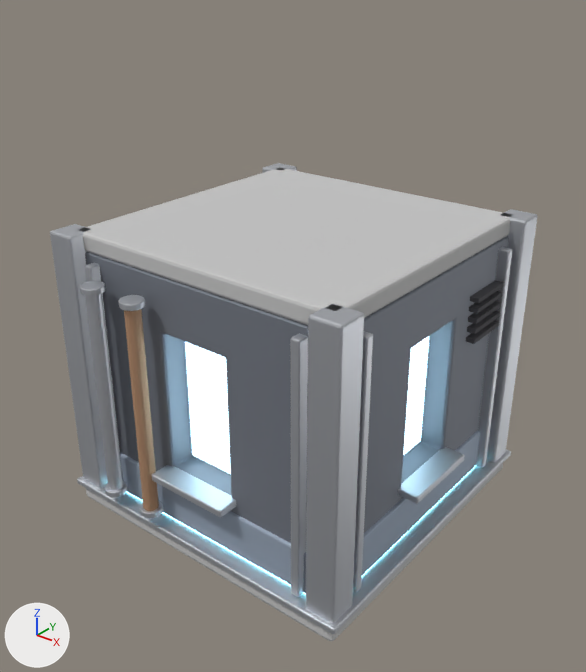
An edit to the glTF model game/assets/modules/office_2x2_c.glb, drawn before and after from the same camera.
One viewpoint serves both versions: a 50 mm lens placed at (3.04, -3.88, 3.59), pointed at (0.04, -0.14, 1.27). The lights are fixed; the arrows at lower left show +X, +Y and +Z. The first picture is the older version. Vertices at exactly the same position are counted once.

Names of what the first picture shows: 'ext_frames', 'ext_panes_lit', 'ext_pipe0', 'ext_pipe0_fl1', 'ext_pipe1', 'ext_pipe1_fl1', 'ext_spandrel', 'ext_vent', 'ext_wall', 'int_ceiling', 'int_columns', 'int_slab', 'int_slab_edge' and 3 more.
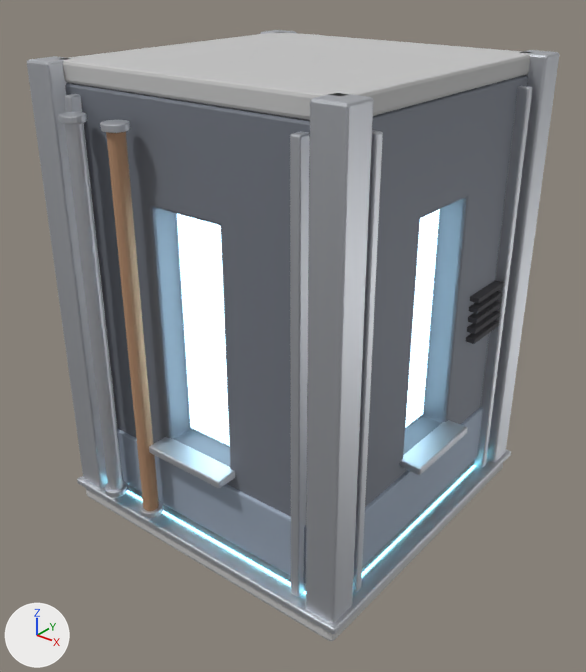
Where the newer file only moved an object's origin or applied its transform, the numbers keep the older frame.

What differs and where, as boxes (x1, y1, x2, y2) in the pictures (586 x 672 px; the box of a moved part takes in the faces that stretch with it):
'ext_wall', reshaped
    before: (85, 236, 508, 543)
    after: (65, 75, 528, 591)
'int_ceiling', moved
    before: (79, 168, 511, 325)
    after: (60, 32, 530, 120)
'int_columns', moved, rescaled (9% wider, 29% taller)
    before: (50, 163, 537, 624)
    after: (27, 30, 559, 624)
'ext_frames', reshaped
    before: (85, 247, 512, 597)
    after: (64, 86, 533, 597)
'ext_spandrel', rescaled (9% taller)
    before: (119, 430, 480, 593)
    after: (117, 407, 483, 584)
'ext_pipe1', reshaped (50% wider, 88% taller)
    before: (124, 309, 159, 511)
    after: (106, 131, 159, 511)
'ext_pipe0', reshaped (54% wider, 87% taller)
    before: (85, 294, 123, 490)
    after: (64, 123, 123, 490)
'ext_pipe1_fl1', moved
    before: (118, 295, 145, 311)
    after: (100, 120, 130, 133)
'ext_pipe0_fl1', moved
    before: (80, 281, 106, 296)
    after: (59, 112, 87, 124)
part 2 of me_ext_wall, moved or reshaped (mostly hidden)
    before: (173, 440, 441, 521)
    after: (126, 413, 474, 591)
part 3 of me_ext_wall, moved or reshaped
    before: (162, 320, 455, 498)
    after: (152, 197, 466, 469)
part 4 of me_ext_wall, moved or reshaped
    before: (85, 238, 508, 543)
    after: (65, 78, 528, 516)
part 5 of me_ext_wall, moved or reshaped (mostly hidden)
    before: (85, 237, 508, 329)
    after: (65, 76, 528, 125)
part 6 of me_ext_wall, moved or reshaped (mostly hidden)
    before: (87, 236, 508, 327)
    after: (66, 75, 526, 122)
part 7 of me_ext_frames, moved or reshaped
    before: (398, 447, 465, 504)
    after: (400, 420, 468, 475)
part 8 of me_ext_frames, moved or reshaped
    before: (151, 465, 237, 517)
    after: (149, 437, 235, 488)
part 9 of me_ext_frames, moved or reshaped
    before: (290, 331, 373, 596)
    after: (290, 130, 383, 596)
part 10 of me_ext_frames, moved or reshaped
    before: (476, 247, 512, 467)
    after: (474, 86, 533, 467)
part 11 of me_ext_frames, moved or reshaped
    before: (85, 263, 120, 452)
    after: (64, 94, 117, 426)

The change, as a list of edits to the scene's bpy script:
```text
Change me_int_columns:
    remove me_int_columns.from_pydata(...)  # 224 vertices, 432 faces; spans x -1.1..1.1, y -1.1..1.1, z 0.12..2.0
    add me_int_columns.from_pydata(...)  # 224 vertices, 432 faces; spans x -1.1..1.1, y -1.1..1.1, z 0.12..3.0
    me_int_columns part 1: the whole mesh is scaled about its middle by (1, 1, 1.54), then moved by (0.0, 0.0, 0.5)
Change me_ext_wall:
    remove me_ext_wall.from_pydata(...)  # 280 vertices, 556 faces; spans x -1.0..1.0, y -1.0..1.0, z 0.12..1.88
    add me_ext_wall.from_pydata(...)  # 280 vertices, 556 faces; spans x -1.0..1.0, y -1.0..1.0, z 0.12..2.88
    me_ext_wall part 2: all 112 vertices in x -1.0..1.0, y -1.0..1.0, z 0.55..0.59 are moved by (0.0, 0.0, 0.21)
    me_ext_wall part 3: all 104 vertices in x -0.99..0.99, y -0.99..0.99, z 1.5..1.52 are moved by (0.0, 0.0, 0.76)
    me_ext_wall part 4: all 8 vertices in x -1.0..1.0, y -1.0..1.0, z 1.53 are moved by (0.0, 0.0, 0.77)
    me_ext_wall part 5: all 12 vertices in x -1.0..1.0, y -1.0..1.0, z 1.87 are moved by (0.0, 0.0, 0.99)
    me_ext_wall part 6: all 16 vertices in x -0.99..0.99, y -0.99..0.99, z 1.88 are moved by (0.0, 0.0, 1.0)
Change me_ext_frames:
    remove me_ext_frames.from_pydata(...)  # 672 vertices, 1296 faces; spans x -1.14..1.14, y -1.14..1.14, z 0.17..1.83
    add me_ext_frames.from_pydata(...)  # 672 vertices, 1296 faces; spans x -1.14..1.14, y -1.14..1.14, z 0.17..2.83
    me_ext_frames part 7: the loose piece of 56 vertices spanning x 0.98..1.14, y -0.3..0.3, z 0.52..0.57 is moved by (0.0, 0.0, 0.21)
    me_ext_frames part 8: the loose piece of 56 vertices spanning x -0.3..0.3, y -1.14..-0.98, z 0.52..0.57 is moved by (0.0, 0.0, 0.21)
    me_ext_frames part 9: all 56 vertices in x 0.77..1.07, y -1.07..-0.77, z 1.82..1.83 are moved by (0.0, 0.0, 1.0)
    me_ext_frames part 10: all 56 vertices in x 0.77..1.07, y 0.77..1.07, z 1.82..1.83 are moved by (0.0, 0.0, 1.0)
    me_ext_frames part 11: all 56 vertices in x -1.07..-0.77, y -1.07..-0.77, z 1.82..1.83 are moved by (0.0, 0.0, 1.0)
    other edits to the shape of me_ext_frames do not show in these pictures
Change me_ext_spandrel:
    remove me_ext_spandrel.from_pydata(...)  # 56 vertices, 108 faces; spans x -1.02..1.02, y -1.02..1.02, z 0.17..0.47
    add me_ext_spandrel.from_pydata(...)  # 56 vertices, 108 faces; spans x -1.02..1.02, y -1.02..1.02, z 0.24..0.66
    me_ext_spandrel part 12: the whole mesh is scaled about the mesh origin by (1, 1, 1.42)
Change me_cone:
    remove me_cone.from_pydata(...)  # 32 vertices, 60 faces; spans x -0.05..0.05, y -0.05..0.05, z -0.73..0.73
    add me_cone.from_pydata(...)  # 32 vertices, 60 faces; spans x -0.05..0.05, y -0.05..0.05, z -0.73..1.73
    me_cone part 13: the whole mesh is multiplied about its middle by the matrix ((1.0, 0.0, 0.0), (0.0, 1.0, 0.0), (0.0, 0.0, 1.685)), then moved by (0.0, 0.0, 0.5)
Change me_cone_003:
    remove me_cone_003.from_pydata(...)  # 32 vertices, 60 faces; spans x -0.05..0.05, y -0.05..0.05, z -0.73..0.73
    add me_cone_003.from_pydata(...)  # 32 vertices, 60 faces; spans x -0.05..0.05, y -0.05..0.05, z -0.73..1.73
    me_cone_003 part 14: the whole mesh is multiplied about its middle by the matrix ((1.0, 0.0, 0.0), (0.0, 1.0, 0.0), (0.0, 0.0, 1.685)), then moved by (0.0, 0.0, 0.5)
Change me_int_ceiling:
    remove me_int_ceiling.from_pydata(...)  # 56 vertices, 108 faces; spans x -1.0..1.0, y -1.0..1.0, z 1.88..2.0
    add me_int_ceiling.from_pydata(...)  # 56 vertices, 108 faces; spans x -1.0..1.0, y -1.0..1.0, z 2.88..3.0
    me_int_ceiling part 15: the whole mesh is moved by (0.0, 0.0, 1.0)
Change ob_ext_pipe0_fl1:
    ob_ext_pipe0_fl1.location: (-0.7, -1.12, 1.73) -> (-0.7, -1.12, 2.73)
Change ob_ext_pipe1_fl1:
    ob_ext_pipe1_fl1.location: (-0.35, -1.12, 1.73) -> (-0.35, -1.12, 2.73)
```
